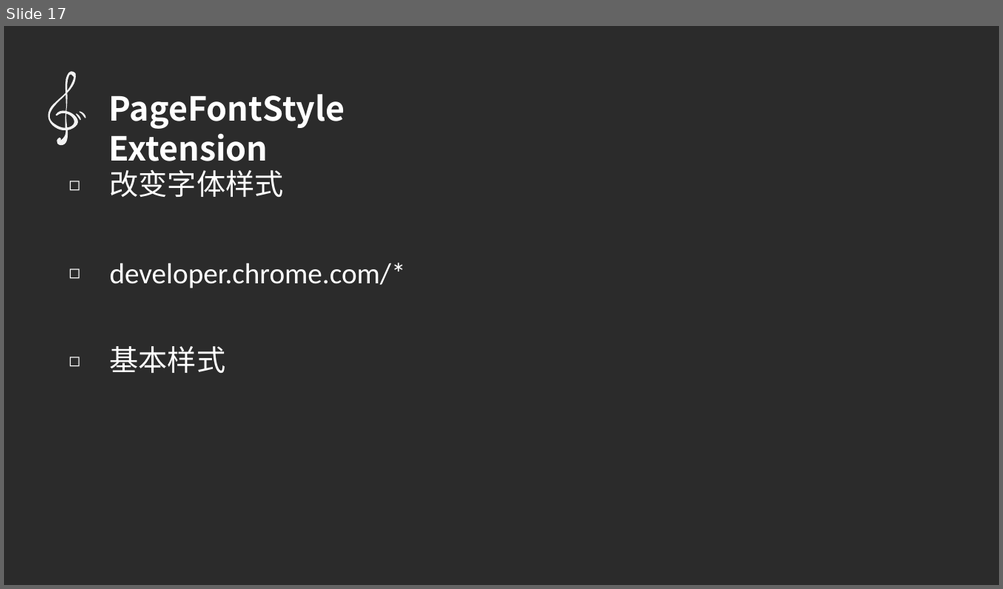
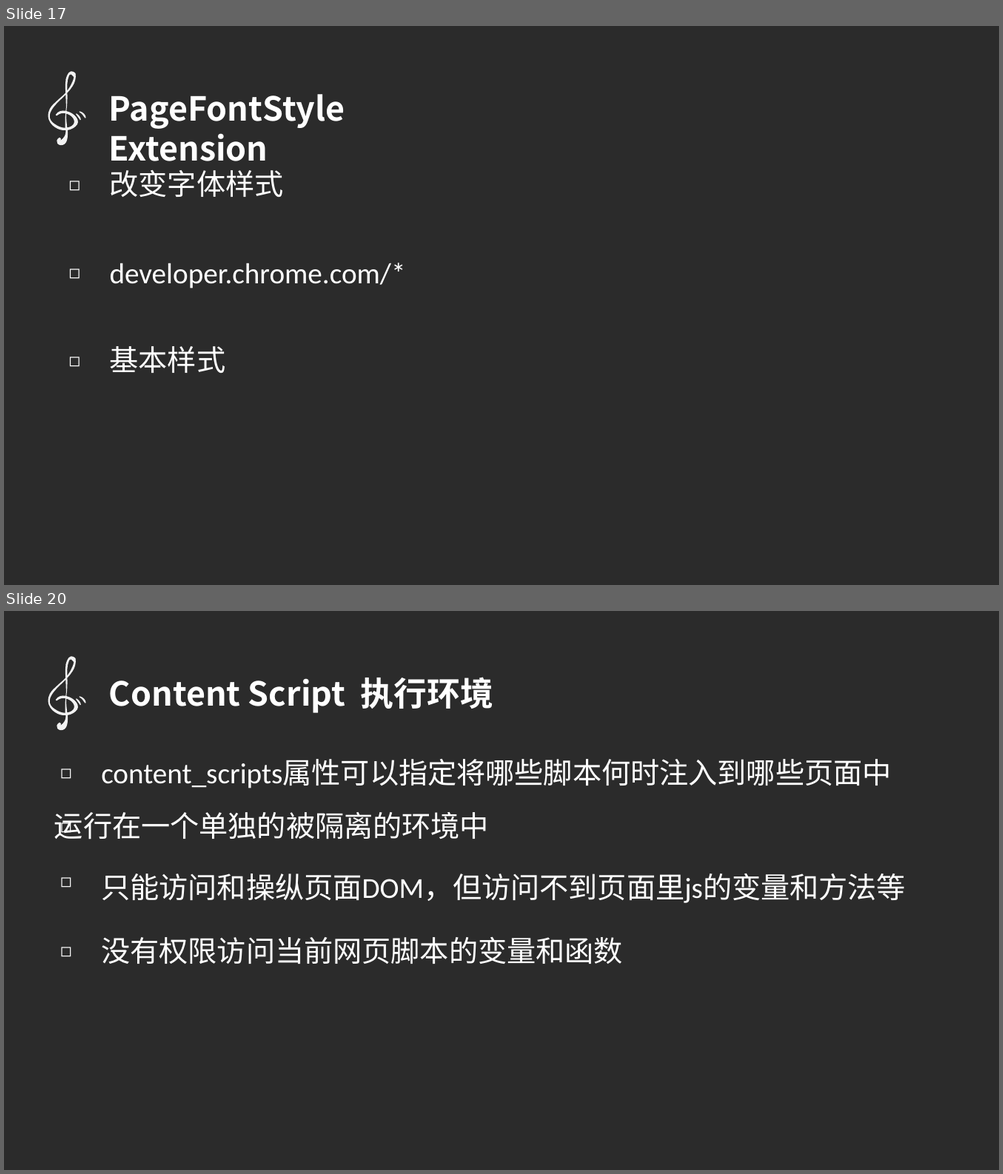
Before and after one commit to qq449245884/chromeTouir, a slide deck: ppt.pptx. Shown one above the other, each under a label of ours: slide 17 before the commit, slides 17 and 20 after it; the slides between them are not shown. The pictures are 1003x589 and 1003x1174 pixels, drawn with LibreOffice and Linux fonts; fonts in the diff are those of the drawing; background and template pictures are left out; a plain dark background stands for a picture behind light text. Boxes give left, top, right and bottom in pixels: in the first picture for what was removed or moved away, otherwise in the second. Text is boxed around its words. In the diff, an @@ line names an element or a change of style, - is before the commit and + after.

```diff
--- a/ppt.pptx
+++ b/ppt.pptx
@@ slide 20 added at box(4, 611, 999, 1170), background picture (left out) @@
@@ freeform shape added at box(37, 652, 94, 735), fill #F2F2F2 @@
@@ text added at box(109, 677, 493, 713), 32 pt, text #FFFFFF, bold @@
+Content Script 执行环境
@@ freeform shape added at box(74, 698, 82, 706), fill #F2F2F2 @@
@@ freeform shape added at box(77, 696, 88, 703), fill #F2F2F2 @@
@@ text added at box(54, 758, 85, 787), 18 pt, text #FFFFFF @@
+◻
@@ text added at box(101, 759, 891, 789), 28 pt, text #FFFFFF @@
+content_scripts属性可以指定将哪些脚本何时注入到哪些页面中
@@ text added at box(54, 811, 85, 841), 18 pt, text #FFFFFF @@
+◻
@@ text added at box(54, 812, 489, 840), 28 pt, text #FFFFFF @@
+运行在一个单独的被隔离的环境中
@@ text added at box(54, 866, 85, 896), 18 pt, text #FFFFFF @@
+◻
@@ text added at box(101, 874, 905, 903), 28 pt, text #FFFFFF @@
+只能访问和操纵页面DOM，但访问不到页面里js的变量和方法等
@@ text added at box(54, 936, 85, 965), 18 pt, text #FFFFFF @@
+◻
@@ text added at box(101, 937, 623, 964), 28 pt, text #FFFFFF @@
+没有权限访问当前网页脚本的变量和函数
```
Also in this commit, not shown: 3 other slides added, 9 other files.
